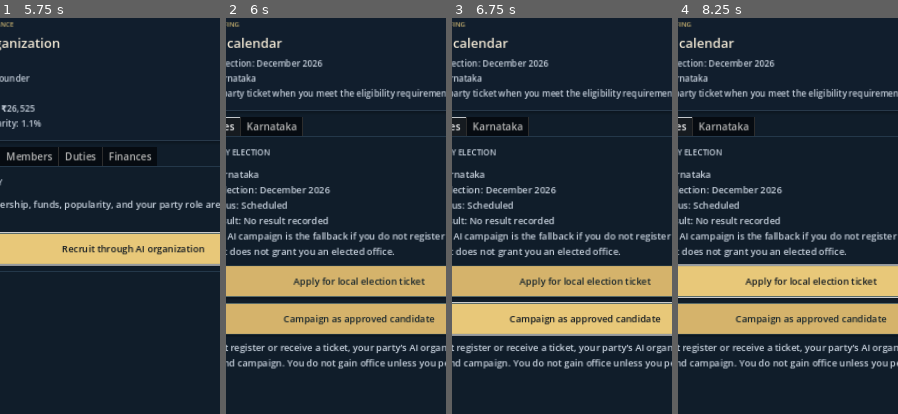
Above: before the commit, frames 1-4 (left to right).
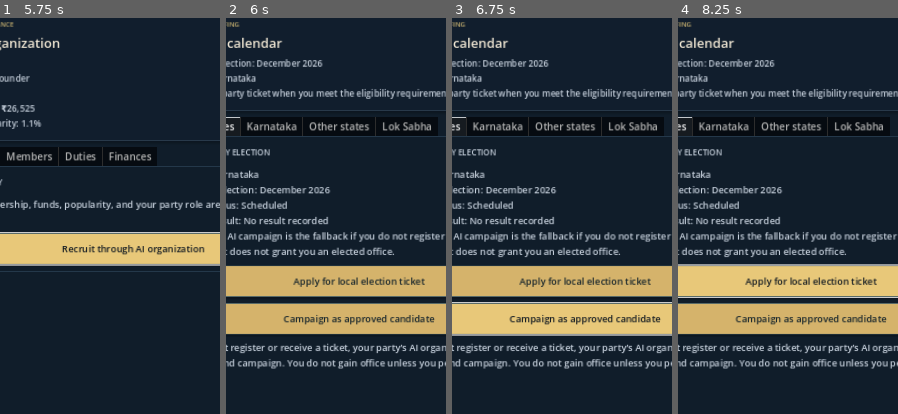
Above: after the commit, the same moments.

Repository: dhanushpoojary9740-boop/political-world
Game: Godot game, scene res://main.tscn
Same seed, same stepped clock (60 frames per second), same inputs: the game is played once before the commit and once after it.
Inputs (mouse positions are % of the whole screen's width and height, from its top left):
- Up to frame 1 (5.75 s): click (50, 19) at 0.52 s; type "Alex" at 0.6 s; click (50, 30) at 0.75 s; type "12" at 0.83 s; click (50, 37) at 0.98 s; type "Alex" at 1.07 s; click "FOUND MY OWN PARTY" at 1.25 s; click "ADVANCE ONE MONTH" at 2 s; click "Overview" at 2.75 s; click "Career" at 3.5 s; click "Party" at 4.25 s; click "Recruit through AI organizati…" at 5 s
- Up to frame 2 (6 s): click "Elections" at 5.75 s
- Up to frame 3 (6.75 s): click "Campaign as approved candidate" at 6.5 s
- Up to frame 4 (8.25 s): click "Campaign as approved candidate" at 7.25 s; click "Apply for local election tick…" at 8 s
The pictures show only the part of the screen within x 20-70%, y 12-62%; the shares and areas given below are measured in that part.

Frame 1 is identical in both runs. In frame 2, 2.7% of the frame differs, in the area x 35-97%, y 25-30%; in frame 3, 2.7%; in frame 4, 2.7%.
Error before the commit: Invalid access to property or key 'other_states' on a base object of type 'Dictionary'. (res://scripts/main.gd:912)
Error after the commit: Invalid assignment of property or key 'visible' with value of type 'bool' on a base object of type 'Nil'. (res://scripts/main.gd:863)

Commit message:
Add files via upload

Diff:
--- a/scripts/main.gd
+++ b/scripts/main.gd
@@ -398,6 +398,14 @@
 	karnataka_budget.custom_minimum_size = Vector2(0, 44)
 	karnataka_elections.add_child(karnataka_budget)
 	_add_button(karnataka_elections, "SAVE CAMPAIGN PLAN", _on_save_karnataka_plan)
+
+	var other_states_elections := _new_tab(election_tabs, "Other states")
+	_add_section_title(other_states_elections, "OTHER STATE ASSEMBLIES")
+	election_detail_labels["other_states"] = _add_body(other_states_elections, "")
+
+	var national_elections := _new_tab(election_tabs, "Lok Sabha")
+	_add_section_title(national_elections, "LOK SABHA ELECTION")
+	election_detail_labels["national"] = _add_body(national_elections, "")
 
 	_configure_touch_scroll_passthrough(overview)
 
